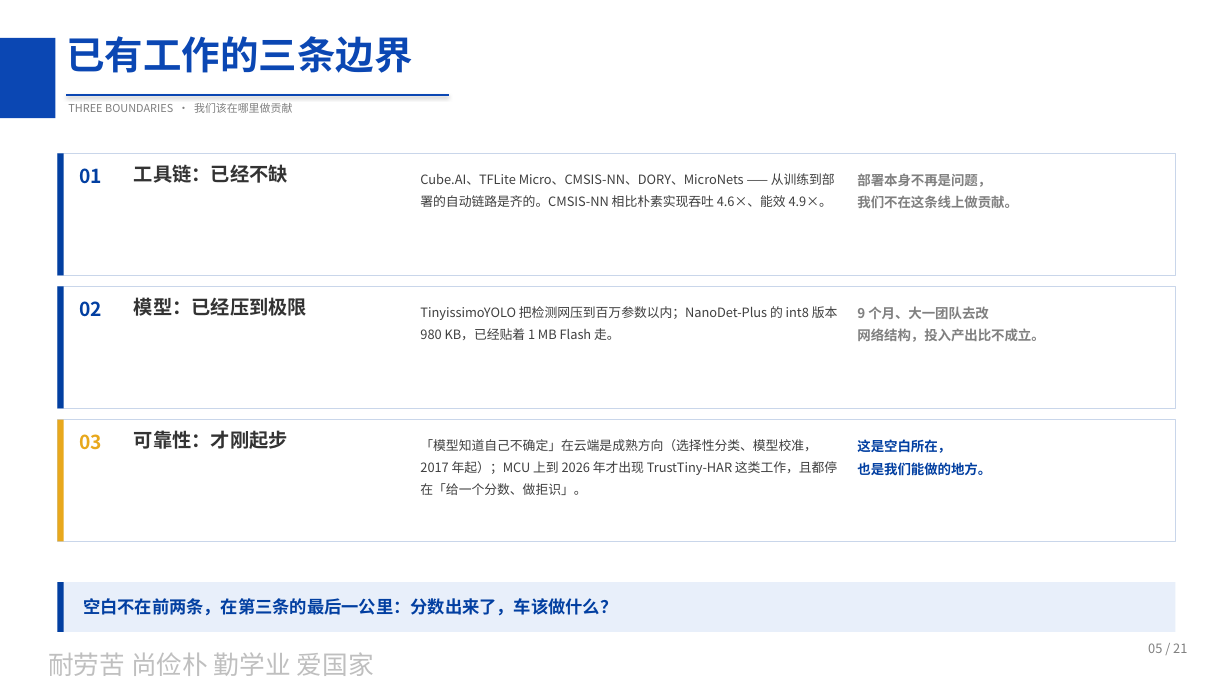
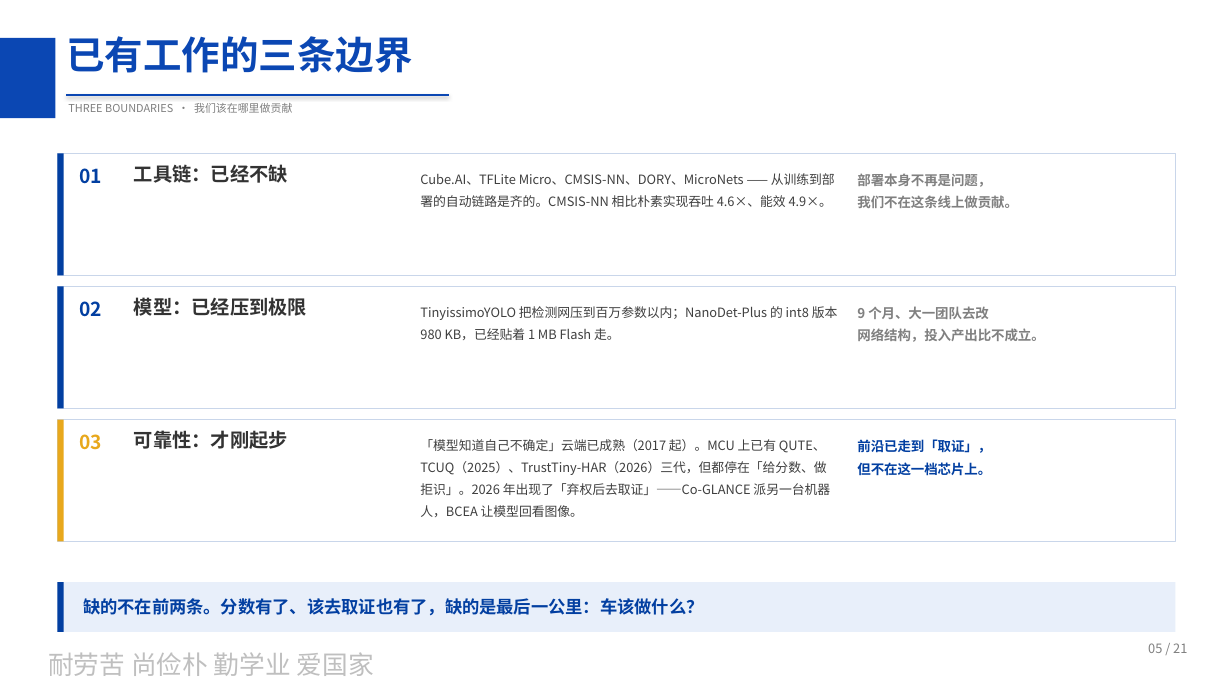
Before and after one commit to peach-ai280/srtp-tiny-detect-car, a slide deck: slide 5 of docs/01_立项/立项答辩_20261020.pptx. Drawn at 1232x693 pixels with LibreOffice and Linux fonts; fonts in the diff are those of the drawing; background and template pictures are left out. Boxes give left, top, right and bottom in pixels: in the first picture for what was removed or moved away, otherwise in the second. Text is boxed around its words. In the diff, an @@ line names an element or a change of style, - is before the commit and + after.

```diff
--- a/docs/01_立项/立项答辩_20261020.pptx
+++ b/docs/01_立项/立项答辩_20261020.pptx
@@ text at (420, 439, 830, 517): text changed @@
-「模型知道自己不确定」在云端是成熟方向（选择性分类、模型校准，2017 年起）；MCU 上到 2026 年才出现 TrustTiny-HAR 这类工作，且都停在「给一个分数、做拒识」。
+「模型知道自己不确定」云端已成熟（2017 起）。MCU 上已有 QUTE、TCUQ（2025）、TrustTiny-HAR（2026）三代，但都停在「给分数、做拒识」。2026 年出现了「弃权后去取证」——Co-GLANCE 派另一台机器人，BCEA 让模型回看图像。
@@ text at (857, 439, 991, 476): text changed @@
-这是空白所在，
-也是我们能做的地方。
+前沿已走到「取证」，
+但不在这一档芯片上。
@@ text at (83, 598, 703, 616): text changed @@
-空白不在前两条，在第三条的最后一公里：分数出来了，车该做什么？
+缺的不在前两条。分数有了、该去取证也有了，缺的是最后一公里：车该做什么？
```
Also in this commit, not shown: 7 other slides changed, 10 other files.
